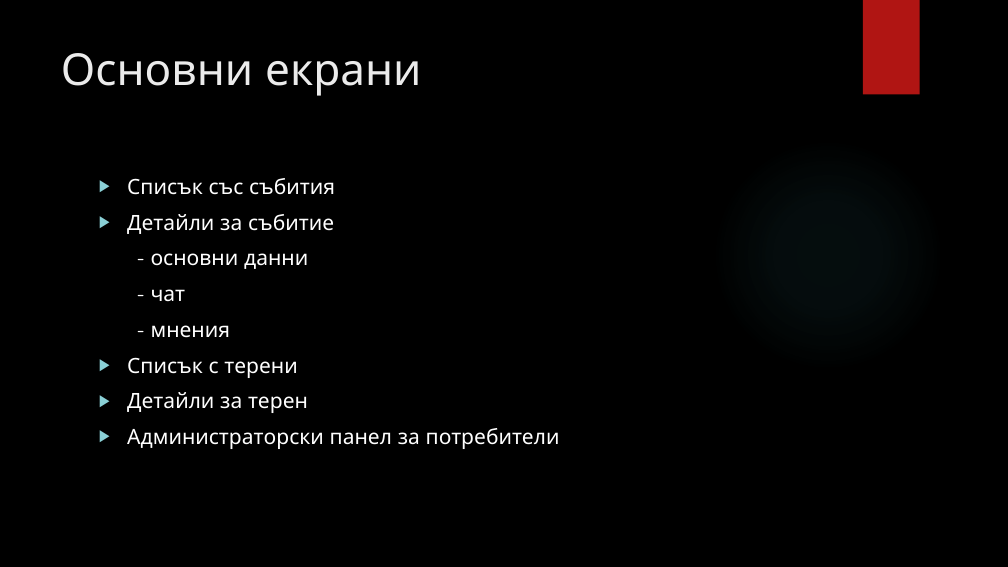
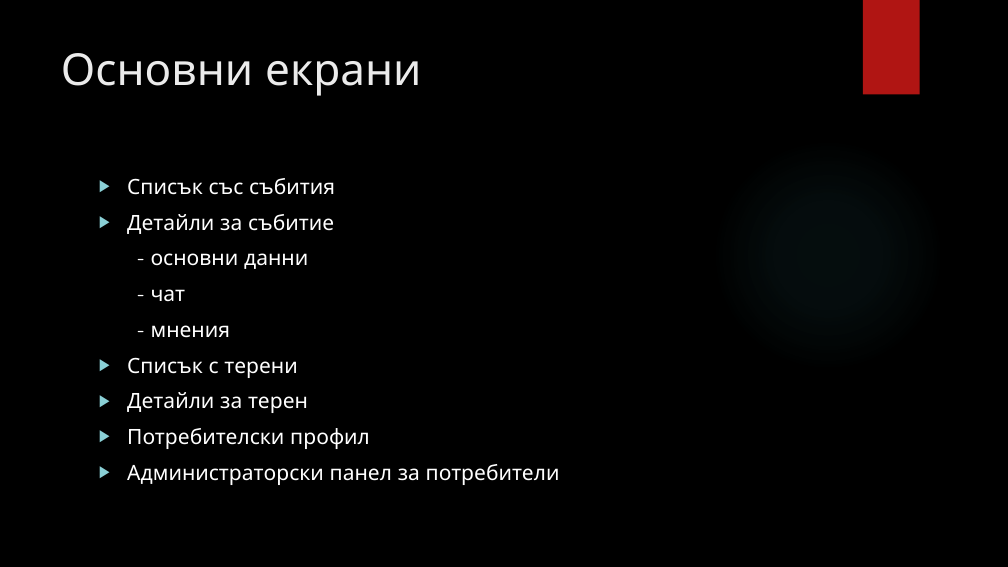
Before and after one commit to lordendbear/Sportsemblr.2, a slide deck: slide 4 of docs/Sportsemblr.pptx. Drawn at 1008x567 pixels with LibreOffice and Linux fonts; fonts in the diff are those of the drawing; background and template pictures are left out. Boxes give left, top, right and bottom in pixels: in the first picture for what was removed or moved away, otherwise in the second. Text is boxed around its words. In the diff, an @@ line names an element or a change of style, - is before the commit and + after.

Commit message:
Add some more presentation

```diff
--- a/docs/Sportsemblr.pptx
+++ b/docs/Sportsemblr.pptx
@@ text at bbox=[127, 428, 370, 449]: paragraph added @@
+▶ Потребителски профил
```
Also in this commit, not shown: 1 slide added.
